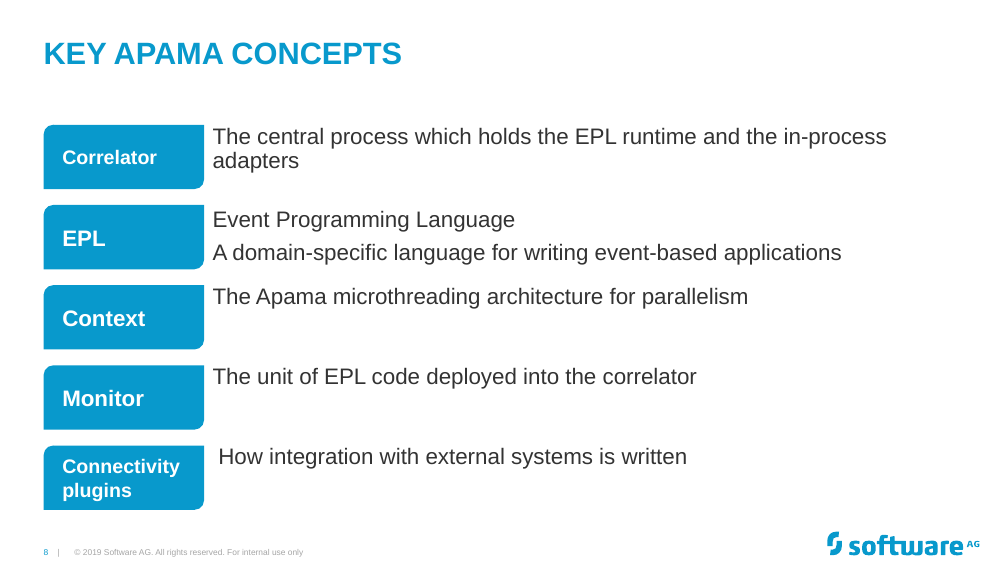
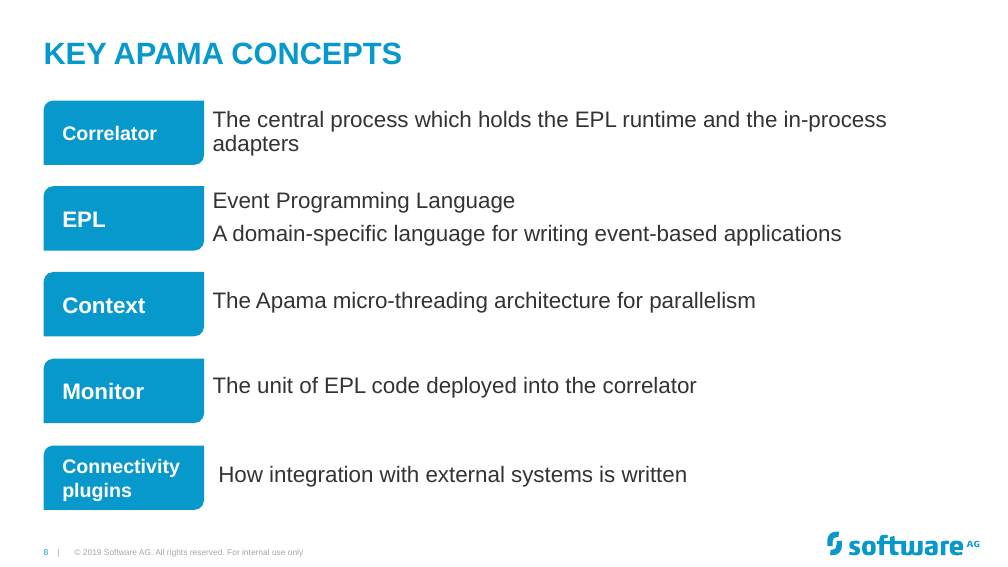
Before and after one commit to Cumulocity-IoT/apama-streaming-analytics-intro-training, a slide deck: slide 8 of Apama GAP Training.pptx. Drawn at 1008x567 pixels with LibreOffice and Linux fonts; fonts in the diff are those of the drawing; background and template pictures are left out. Boxes give left, top, right and bottom in pixels: in the first picture for what was removed or moved away, otherwise in the second. Text is boxed around its words. In the diff, an @@ line names an element or a change of style, - is before the commit and + after.

```diff
--- a/Apama GAP Training.pptx
+++ b/Apama GAP Training.pptx
@@ round diag rect "Correlator": place and size @@
-round diag rect "Correlator" at [43, 125, 204, 190]
+round diag rect "Correlator" at [43, 101, 204, 165]
@@ text "The central process which holds ...": place and size @@
-text "The central process which holds ..." at [213, 127, 887, 173]
+text "The central process which holds ..." at [213, 110, 887, 156]
@@ round diag rect "EPL": place and size @@
-round diag rect "EPL" at [43, 205, 204, 269]
+round diag rect "EPL" at [43, 186, 204, 251]
@@ text "Event Programming Language": place and size @@
-text "Event Programming Language" at [213, 210, 842, 265]
+text "Event Programming Language" at [213, 191, 842, 246]
@@ round diag rect "Context": place and size @@
-round diag rect "Context" at [43, 285, 204, 350]
+round diag rect "Context" at [43, 272, 204, 337]
@@ text at [213, 291, 756, 313]: text changed @@
-The Apama microthreading architecture for parallelism
+The Apama micro-threading architecture for parallelism
@@ round diag rect "Monitor": place and size @@
-round diag rect "Monitor" at [43, 365, 204, 429]
+round diag rect "Monitor" at [43, 359, 204, 423]
@@ text "The unit of EPL code ...": place and size @@
-text "The unit of EPL code ..." at [213, 367, 697, 389]
+text "The unit of EPL code ..." at [213, 376, 697, 398]
@@ text "How integration with external systems ...": place and size @@
-text "How integration with external systems ..." at [218, 447, 688, 469]
+text "How integration with external systems ..." at [218, 465, 688, 487]
```
Also in this commit, not shown: 20 other slides changed, 2 slides added.
